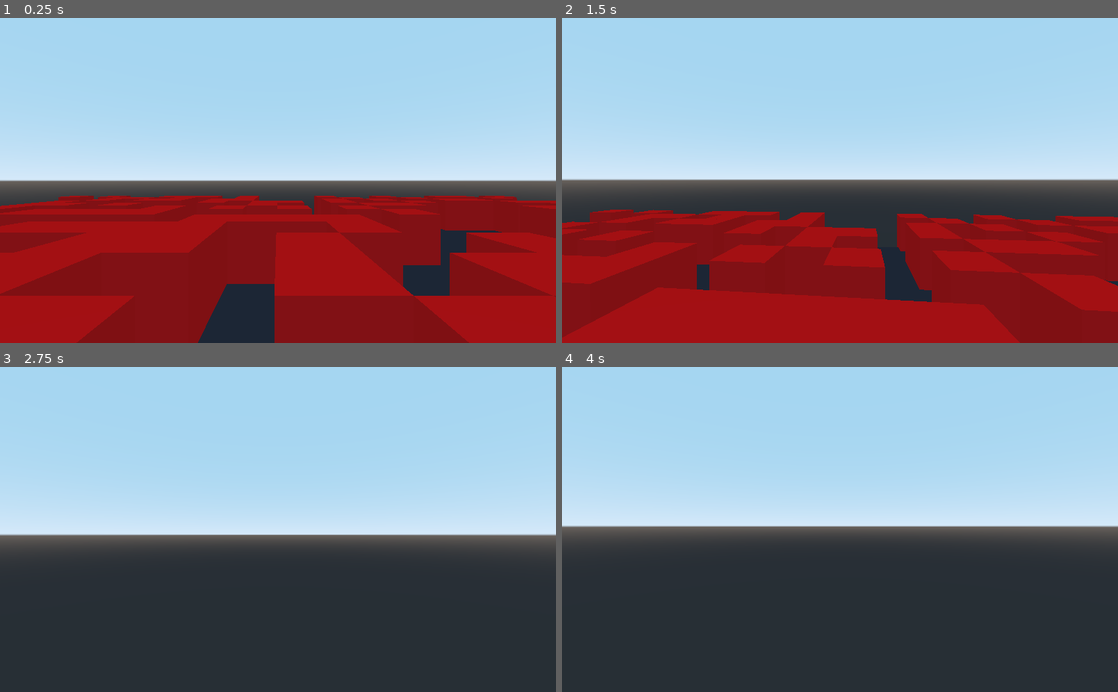
Above: before the commit, frames 1-4 (two rows, left to right).
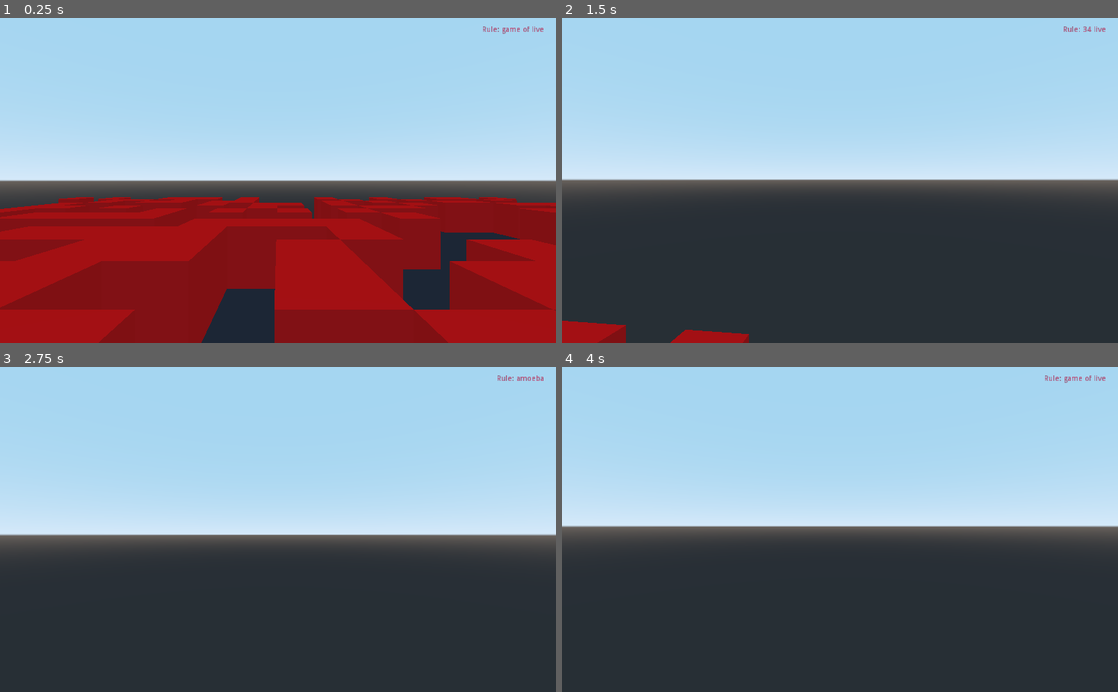
Above: after the commit, the same moments.

Repository: tdworowy/cellular_automata_the_game
Game: Godot game, scene res://main.tscn
The game is run twice, just before and just after one commit, with the same random seed, the same clock (stepped at 60 frames per second) and the same inputs.
Inputs (mouse positions are in pixels of both pictures, inside the frame that each line leads up to):
- Up to frame 1 (0.25 s): no input
- Up to frame 2 (1.5 s): move the mouse to (867, 180) at 0.52 s; hold 4 (2x2, bound only after the commit) 0.53-1.28 s; hold W (forward) from 0.53 s (still down); tap Space (jump, bound only before the commit) at 0.77, 1.07 s; tap 5 (34_live, bound only after the commit) at 0.8, 1.35 s; move the mouse to (812, 180) at 1.27 s
- Up to frame 3 (2.75 s): keep holding W (forward); tap Space (jump, bound only before the commit) at 1.52, 1.82 s; tap 3 (amoeba, bound only after the commit) at 1.55 s; move the mouse to (289, 523) at 2.02 s; hold 3 (amoeba, bound only after the commit) from 2.03 s (still down); tap 6 (coagulations, bound only after the commit) at 2.3 s
- Up to frame 4 (4 s): keep holding W (forward); tap Enter at 2.75 s; move the mouse to (834, 536) at 2.77 s; release 3 (amoeba, bound only after the commit) at 2.78 s; tap 6 (coagulations, bound only after the commit) at 2.85 s; tap Space (jump, bound only before the commit) at 3.02, 3.32, 3.5, 3.77 s; tap 1 (game_of_live, bound only after the commit) at 3.05 s; move the mouse to (878, 532) at 3.52 s; hold 1 (game_of_live, bound only after the commit) from 3.53 s (still down); tap 2 (mazectric, bound only after the commit) at 3.8 s

The runs differ from the first frame. In frame 1, 12% of the frame differs, in the area x 0-100%, y 2-100%; in frame 2, 37%; in frame 3, less than 0.1%; in frame 4, less than 0.1%.

Commit message:
update

Diff:
--- a/main.tscn
+++ b/main.tscn
@@ -22,3 +22,21 @@
 
 [node name="Player" parent="." instance=ExtResource( 1 )]
 transform = Transform( 1, 0, 0, 0, 1, 0, 0, 0, 1, -0.105713, 8.21006, 1.32788 )
+
+[node name="Timer" type="Timer" parent="."]
+wait_time = 2.0
+autostart = true
+
+[node name="current_rule" type="Label" parent="."]
+margin_left = 851.0
+margin_top = 15.0
+margin_right = 1002.0
+margin_bottom = 59.0
+custom_colors/font_color = Color( 0.811765, 0.168627, 0.364706, 1 )
+text = "TEST"
+align = 2
+__meta__ = {
+"_edit_use_anchors_": false
+}
+
+[connection signal="timeout" from="Timer" to="." method="_on_Timer_timeout"]
--- a/project.godot
+++ b/project.godot
@@ -35,9 +35,54 @@
 "events": [ Object(InputEventKey,"resource_local_to_scene":false,"resource_name":"","device":0,"alt":false,"shift":false,"control":false,"meta":false,"command":false,"pressed":false,"scancode":65,"unicode":0,"echo":false,"script":null)
  ]
 }
-jump={
+up={
 "deadzone": 0.5,
 "events": [ Object(InputEventKey,"resource_local_to_scene":false,"resource_name":"","device":0,"alt":false,"shift":false,"control":false,"meta":false,"command":false,"pressed":false,"scancode":32,"unicode":0,"echo":false,"script":null)
+ ]
+}
+down={
+"deadzone": 0.5,
+"events": [ Object(InputEventKey,"resource_local_to_scene":false,"resource_name":"","device":0,"alt":false,"shift":false,"control":false,"meta":false,"command":false,"pressed":false,"scancode":16777238,"unicode":0,"echo":false,"script":null)
+ ]
+}
+game_of_live={
+"deadzone": 0.5,
+"events": [ Object(InputEventKey,"resource_local_to_scene":false,"resource_name":"","device":0,"alt":false,"shift":false,"control":false,"meta":false,"command":false,"pressed":false,"scancode":49,"unicode":0,"echo":false,"script":null)
+ ]
+}
+mazectric={
+"deadzone": 0.5,
+"events": [ Object(InputEventKey,"resource_local_to_scene":false,"resource_name":"","device":0,"alt":false,"shift":false,"control":false,"meta":false,"command":false,"pressed":false,"scancode":50,"unicode":0,"echo":false,"script":null)
+ ]
+}
+amoeba={
+"deadzone": 0.5,
+"events": [ Object(InputEventKey,"resource_local_to_scene":false,"resource_name":"","device":0,"alt":false,"shift":false,"control":false,"meta":false,"command":false,"pressed":false,"scancode":51,"unicode":0,"echo":false,"script":null)
+ ]
+}
+2x2={
+"deadzone": 0.5,
+"events": [ Object(InputEventKey,"resource_local_to_scene":false,"resource_name":"","device":0,"alt":false,"shift":false,"control":false,"meta":false,"command":false,"pressed":false,"scancode":52,"unicode":0,"echo":false,"script":null)
+ ]
+}
+34_live={
+"deadzone": 0.5,
+"events": [ Object(InputEventKey,"resource_local_to_scene":false,"resource_name":"","device":0,"alt":false,"shift":false,"control":false,"meta":false,"command":false,"pressed":false,"scancode":53,"unicode":0,"echo":false,"script":null)
+ ]
+}
+coagulations={
+"deadzone": 0.5,
+"events": [ Object(InputEventKey,"resource_local_to_scene":false,"resource_name":"","device":0,"alt":false,"shift":false,"control":false,"meta":false,"command":false,"pressed":false,"scancode":54,"unicode":0,"echo":false,"script":null)
+ ]
+}
+move={
+"deadzone": 0.5,
+"events": [ Object(InputEventKey,"resource_local_to_scene":false,"resource_name":"","device":0,"alt":false,"shift":false,"control":false,"meta":false,"command":false,"pressed":false,"scancode":55,"unicode":0,"echo":false,"script":null)
+ ]
+}
+walled_cities={
+"deadzone": 0.5,
+"events": [ Object(InputEventKey,"resource_local_to_scene":false,"resource_name":"","device":0,"alt":false,"shift":false,"control":false,"meta":false,"command":false,"pressed":false,"scancode":56,"unicode":0,"echo":false,"script":null)
  ]
 }
 
--- a/scripts/Player.gd
+++ b/scripts/Player.gd
@@ -1,8 +1,6 @@
 extends KinematicBody
 
 var moveSpeed:float = 40
-var jumpForce:float = 20
-var gravity:float=12
 
 var minLookAngle:float = -90
 var maxlookAngle:float = 90
@@ -10,21 +8,16 @@
 var velocity:Vector3 = Vector3()
 var mouseDelta: Vector2 = Vector2()
 
-
-
 onready var camera :Camera = get_node("Camera")
 
 func _ready():
 	Input.set_mouse_mode(Input.MOUSE_MODE_CAPTURED)
 
 
-
-
-
 func _physics_process(delta):
 	velocity.x = 0
 	velocity.z = 0
-	var input:Vector2 = Vector2()
+	var input:Vector3 = Vector3()
 	if Input.is_action_pressed("forward"):
 		input.y+=1
 	if Input.is_action_pressed("back"):
@@ -33,28 +26,22 @@
 		input.x+=1
 	if Input.is_action_pressed("right"):
 		input.x-=1
+	if Input.is_action_pressed("up"):
+		input.z+=1
+	if Input.is_action_pressed("down"):
+		input.z-=1
 	input.normalized();
 
 	var forward = global_transform.basis.z;
 	var right = global_transform.basis.x;
+	var up = global_transform.basis.y;
 
-	var relativeDirection = (forward * input.y + right*input.x);
+	var relativeDirection = (forward * input.y + right*input.x + input.z * up);
 	velocity.x = relativeDirection.x * moveSpeed
 	velocity.z = relativeDirection.z * moveSpeed
+	velocity.y = relativeDirection.y * moveSpeed
 
-	velocity.y -=gravity*delta;
-	velocity=  move_and_slide(velocity, Vector3.UP);
-
-
-	pass
-	if (Input.is_action_pressed("jump")) and is_on_floor():
-		velocity.y = jumpForce
-
-
-
-
-
-
+	velocity = move_and_slide(velocity, Vector3.UP);
 
 func _process(delta):
 	camera.rotation_degrees.x -= mouseDelta.y*sensitivity*delta
--- a/scripts/cellular_automata.gd
+++ b/scripts/cellular_automata.gd
@@ -13,6 +13,69 @@
 		"1_3": 1,
 		"1_4": 1,
 		}
+
+static func get_amoeba_rules() -> Dictionary:
+	return {
+			"0_3": 1,
+			"0_5": 1,
+			"0_7": 1,
+			"1_1": 1,
+			"1_3": 1,
+			"1_5": 1,
+			"1_8": 1
+		}
+
+static func get_2x2_rules() -> Dictionary:
+	return {
+			"0_3": 1,
+			"0_6": 1,
+			"1_1": 1,
+			"1_2": 1,
+			"1_5": 1,
+		}
+
+static func get_34_live_rules() -> Dictionary:
+	return {
+		"0_3": 1,
+		"0_4": 1,
+		"1_3": 1,
+		"1_4": 1
+		}
+static func get_coagulations_rules() -> Dictionary:
+	return {
+		"0_3": 1,
+		"0_7": 1,
+		"0_8": 1,
+		"1_2": 1,
+		"1_3": 1,
+		"1_5": 1,
+		"1_6": 1,
+		"1_7": 1,
+		"1_8": 1,
+		}
+
+static func get_move_rules() -> Dictionary:
+	return {
+		"0_3": 1,
+		"0_6": 1,
+		"0_8": 1,
+		"1_2": 1,
+		"1_4": 1,
+		"1_5": 1,
+		}
+
+static func get_walled_cities_rules() -> Dictionary:
+	return {
+		"0_4": 1,
+		"0_5": 1,
+		"0_6": 1,
+		"0_7": 1,
+		"0_8": 1,
+		"1_2": 1,
+		"1_3": 1,
+		"1_4": 1,
+		"1_5": 1,
+}
 
 static func generate_grid(x:int, z:int, prob_of_one:float):
 		var grid = []
--- a/scripts/main.gd
+++ b/scripts/main.gd
@@ -14,10 +14,10 @@
 var grid_z: int
 
 var material: SpatialMaterial
+var grid: Array
+var rule: Dictionary
 
-var grid: Array
-
-var counter:int = 0
+onready var current_rule:Label = get_node("current_rule")
 
 func generate_box(material:SpatialMaterial, x:int=1, y:int=1, z:int=1):
 	var static_body = StaticBody.new()
@@ -61,6 +61,8 @@
 		z = z - (scale_z * 2)
 
 func _ready():
+	rule = cellular_automata.get_game_of_live_rules()
+	current_rule.set_text("Rule: game of live")
 	material = SpatialMaterial.new()
 	material.albedo_color = red
 
@@ -74,11 +76,42 @@
 	generate_boxes(grid, floor_scale_x, floor_scale_z, material)
 
 func _process(delta):
-	if counter == 200:
-		var new_grid =  cellular_automata.update_grid_two_d(grid, grid_x, grid_z, cellular_automata.get_game_of_live_rules())
+	if Input.is_action_pressed("game_of_live"):
+		current_rule.set_text("Rule: game of live")
+		rule = cellular_automata.get_game_of_live_rules()
 
+	if Input.is_action_pressed("mazectric"):
+		current_rule.set_text("Rule: mazectric")
+		rule = cellular_automata.get_mazectric_rules()
+
+	if Input.is_action_pressed("amoeba"):
+		current_rule.set_text("Rule: amoeba")
+		rule = cellular_automata.get_amoeba_rules()
+
+	if Input.is_action_pressed("2x2"):
+		current_rule.set_text("Rule: 2x2")
+		rule = cellular_automata.get_2x2_rules()
+
+	if Input.is_action_pressed("34_live"):
+		current_rule.set_text("Rule: 34 live")
+		rule = cellular_automata.get_34_live_rules()
+
+	if Input.is_action_pressed("coagulations"):
+		current_rule.set_text("Rule: coagulations")
+		rule = cellular_automata.get_coagulations_rules()
+
+	if Input.is_action_pressed("move"):
+		current_rule.set_text("Rule: move")
+		rule = cellular_automata.get_move_rules()
+
+	if Input.is_action_pressed("walled_cities"):
+		current_rule.set_text("Rule: walled cities")
+		rule = cellular_automata.get_walled_cities_rules()
+
+
+
+func _on_Timer_timeout():
+		var new_grid =  cellular_automata.update_grid_two_d(grid, grid_x, grid_z,
+		rule)
 		generate_boxes(new_grid, floor_scale_x, floor_scale_z, material)
 		grid = new_grid
-		counter = 0
-	else:
-		counter +=1
